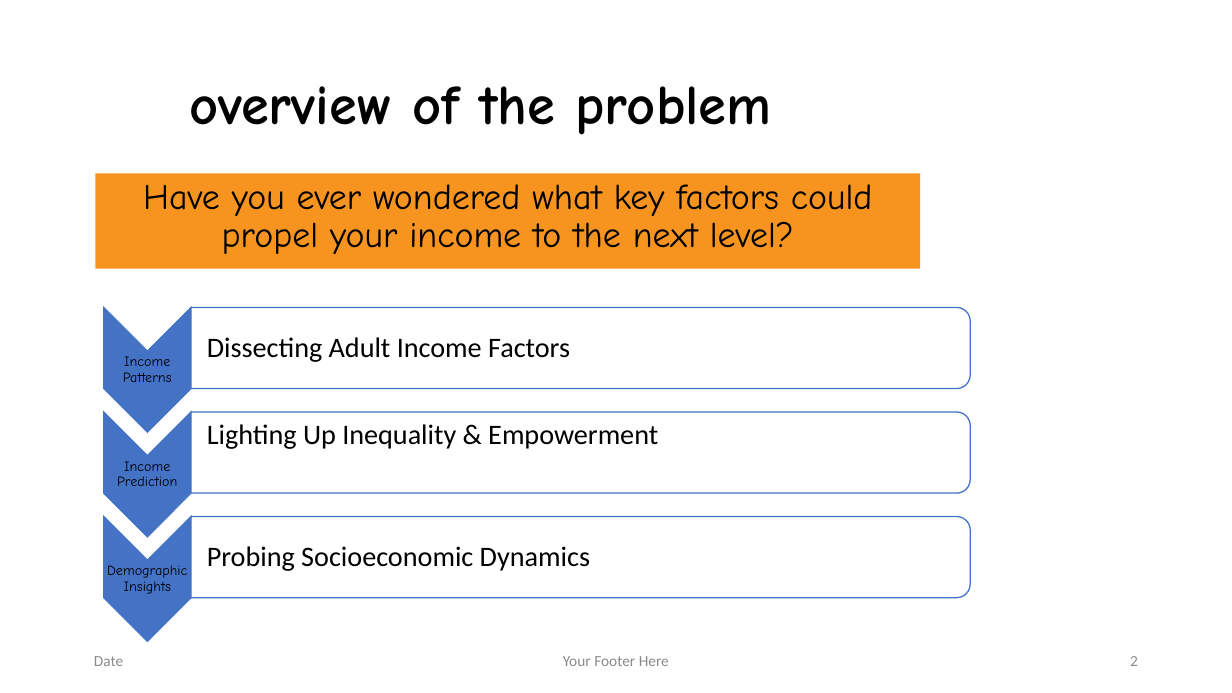
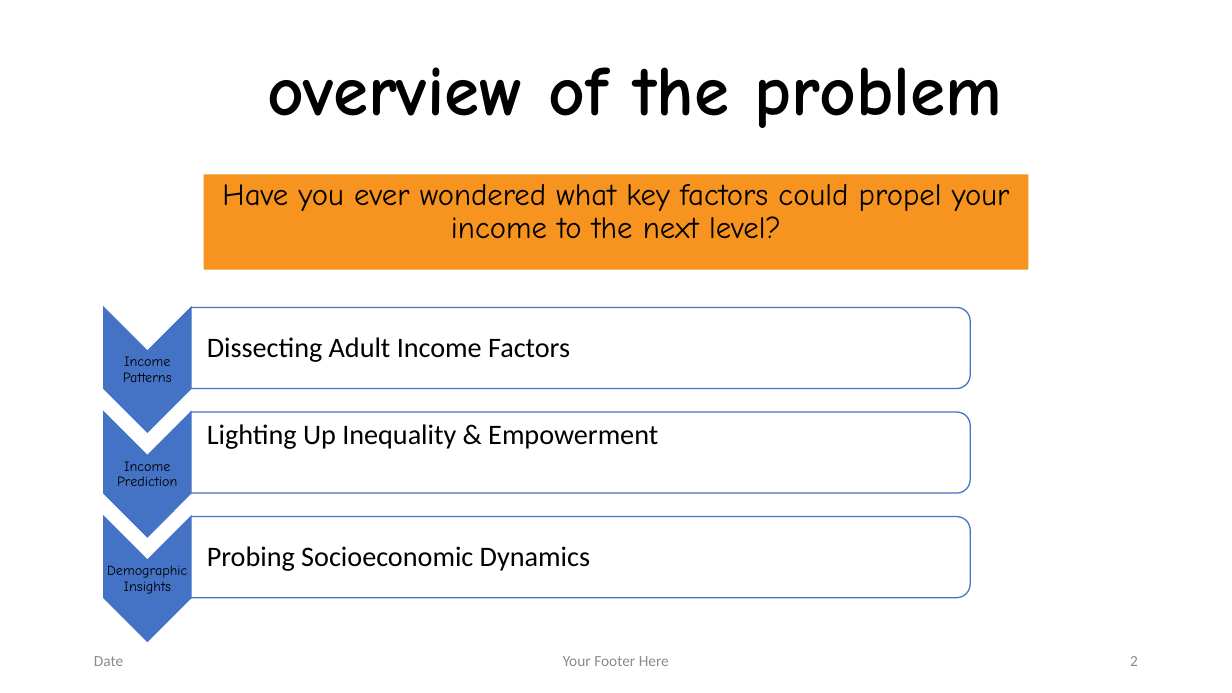
Before and after one commit to dinaomidvartehrani/Adult-Census-Income-Analysis, a slide deck: slide 2 of Presentation.pptx. Drawn at 1232x693 pixels with LibreOffice and Linux fonts; fonts in the diff are those of the drawing; background and template pictures are left out. Boxes give left, top, right and bottom in pixels: in the first picture for what was removed or moved away, otherwise in the second. Text is boxed around its words. In the diff, an @@ line names an element or a change of style, - is before the commit and + after.

```diff
--- a/Presentation.pptx
+++ b/Presentation.pptx
@@ text "overview of the problem": place and size @@
-text "overview of the problem" at (189, 86, 771, 135)
+text "overview of the problem" at (267, 67, 1003, 128)
@@ text "overview of the problem" at (267, 67, 1003, 128): size 44 to 55.5 pt; vertical alignment middle to bottom @@
@@ rectangle "Have you ever wondered what ...": place and size @@
-rectangle "Have you ever wondered what ..." at (95, 174, 921, 269)
+rectangle "Have you ever wondered what ..." at (203, 175, 1029, 270)
@@ rectangle "Have you ever wondered what ..." at (203, 175, 1029, 270): size 28 to 24 pt; text to rectangle @@
```
Also in this commit, not shown: 5 other slides changed, 1 slide added.
